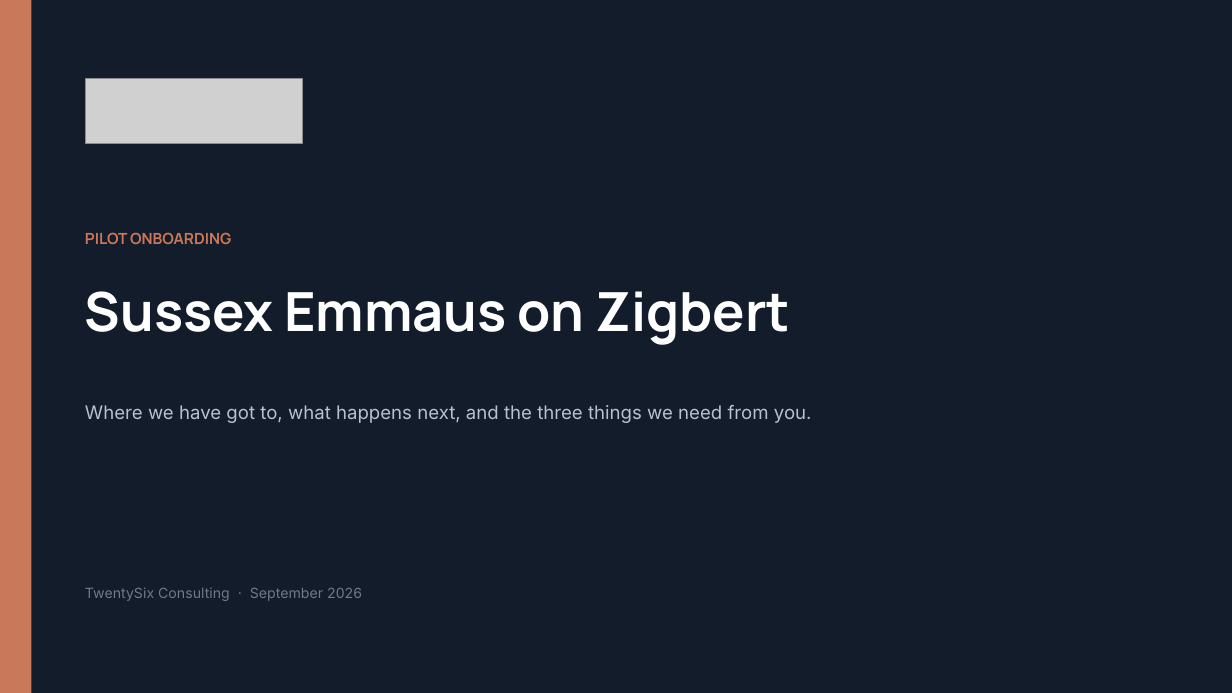
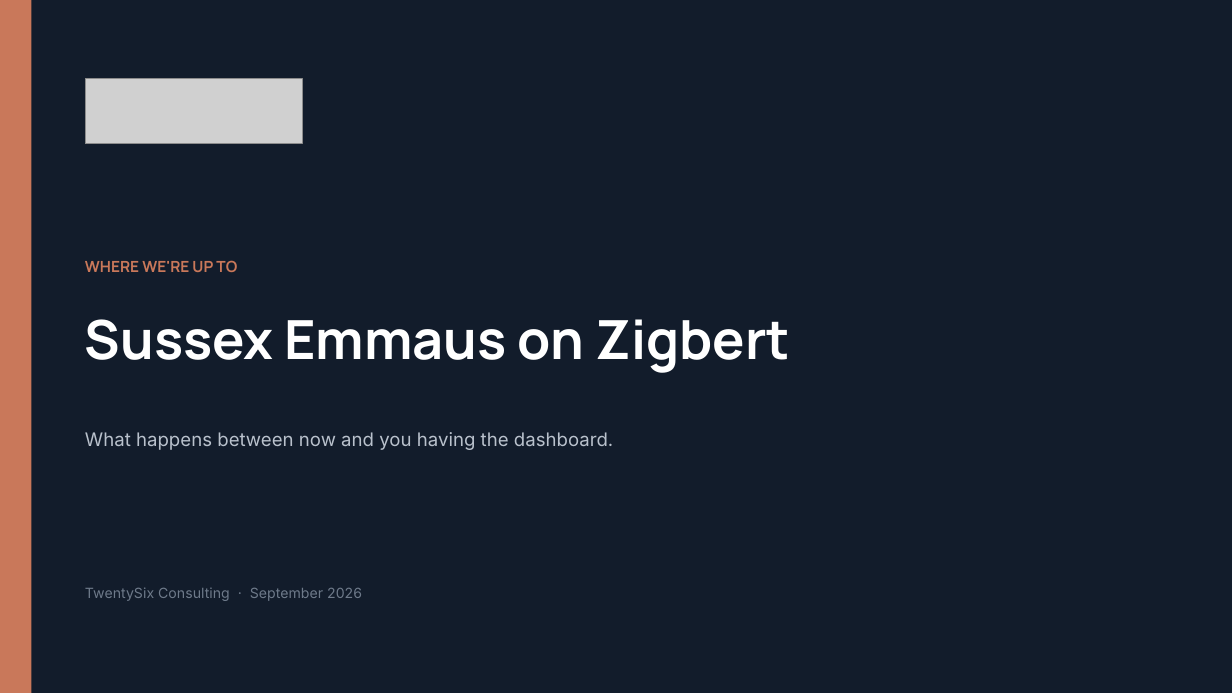
Before and after one commit to TwentySixConsulting/demo2-client-dashboard, a slide deck: slide 1 of reporting/slides/Zigbert-Kickoff-Sussex-Emmaus.pptx. Drawn at 1232x693 pixels with LibreOffice and Linux fonts; fonts in the diff are those of the drawing; grey boxes stand for pictures. Boxes give left, top, right and bottom in pixels: in the first picture for what was removed or moved away, otherwise in the second. Text is boxed around its words. In the diff, an @@ line names an element or a change of style, - is before the commit and + after.

```diff
--- a/reporting/slides/Zigbert-Kickoff-Sussex-Emmaus.pptx
+++ b/reporting/slides/Zigbert-Kickoff-Sussex-Emmaus.pptx
@@ text at (85, 260, 237, 272): text changed @@
-PILOT ONBOARDING
+WHERE WE'RE UP TO
@@ text "Sussex Emmaus on Zigbert": place and size @@
-text "Sussex Emmaus on Zigbert" at (85, 291, 790, 345)
+text "Sussex Emmaus on Zigbert" at (85, 319, 790, 373)
@@ text at (85, 432, 613, 450): text changed @@
-Where we have got to, what happens next, and the three things we need from you.
+What happens between now and you having the dashboard.
```
Also in this commit, not shown: 2 other slides changed, 2 slides added, 4 slides removed, 2 other files.
